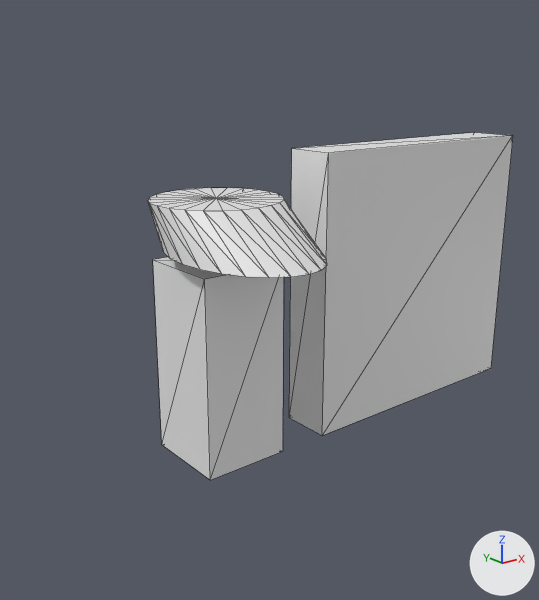
One commit to the OBJ model core/src/main/resources/assets/default-manpower-card.obj: the scene before it, then after it.
The view is the same before and after, from a 50 mm camera at (-5.99, -13.34, 1.52) aimed at (-4.21, -11.13, 0.63). Lighting does not change. The marker at lower right points along +X, +Y and +Z. The first picture is the older version. Mesh edges are drawn as thin lines. Where no turn or scale is listed for an object, it has been applied to the vertices. Vertices at exactly the same position are counted once.

The first picture shows 'default-manpower-card'.
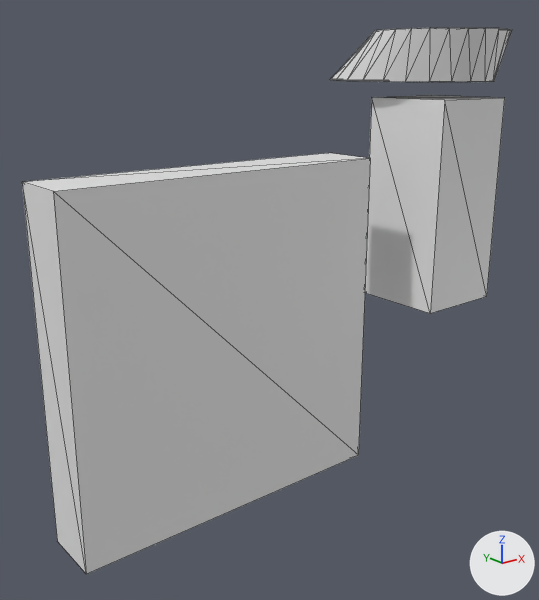
Changed parts and their boxes (x1, y1, x2, y2) in the pictures (539 x 600 px; the box of a moved part takes in the faces that stretch with it):
'default-manpower-card', reshaped (34% wider, 57% taller): before (148, 133, 513, 480); after (22, 28, 512, 574)
part 1 of me_default_manpower_card, moved or reshaped: before (153, 257, 284, 480); after (365, 95, 505, 314)
part 2 of me_default_manpower_card, moved or reshaped: before (148, 188, 327, 278); after (330, 28, 512, 82)
part 3 of me_default_manpower_card, moved or reshaped: before (289, 133, 513, 435); after (22, 153, 371, 574)

Patch to the scene script:
```diff
--- a/core/src/main/resources/assets/default-manpower-card.obj.py
+++ b/core/src/main/resources/assets/default-manpower-card.obj.py
@@ me_default_manpower_card @@
 # used by ob_default_manpower_card; location = (0.0, 0.0, 0.0)
-me_default_manpower_card.from_pydata(...)  # 66 vertices, 120 faces; spans x -4.66..-2.8, y -11.57..-10.79, z 0.0..1.2
+me_default_manpower_card.from_pydata(...)  # 66 vertices, 120 faces; spans x -5.2..-3.34, y -11.65..-10.87, z 0.0..1.64
+# me_default_manpower_card part 1: the loose piece of 8 vertices spanning x -4.58..-4.22, y -11.22..-10.86, z 0.0..0.8 is turned 180 degrees about the z axis through its middle, then moved by (0.8, -0.36, 0.6)
+# me_default_manpower_card part 2: the loose piece of 50 vertices spanning x -4.66..-4.15, y -11.57..-10.79, z 0.86..1.04 is turned 180 degrees about the z axis through its middle, then moved by (0.8, -0.09, 0.6)
+# me_default_manpower_card part 3: the loose piece of 8 vertices spanning x -4.0..-2.8, y -11.22..-11.0, z 0.0..1.2 is turned 180 degrees about the z axis through its middle, then moved by (-1.2, -0.22, 0.0)
```
